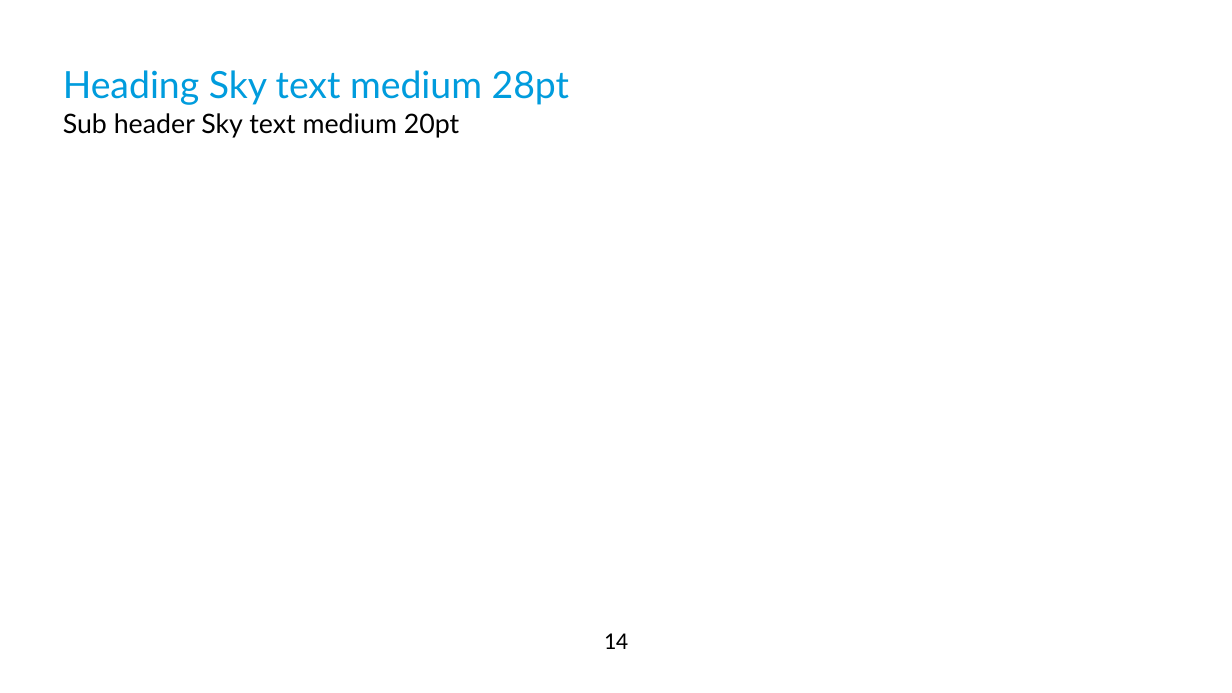
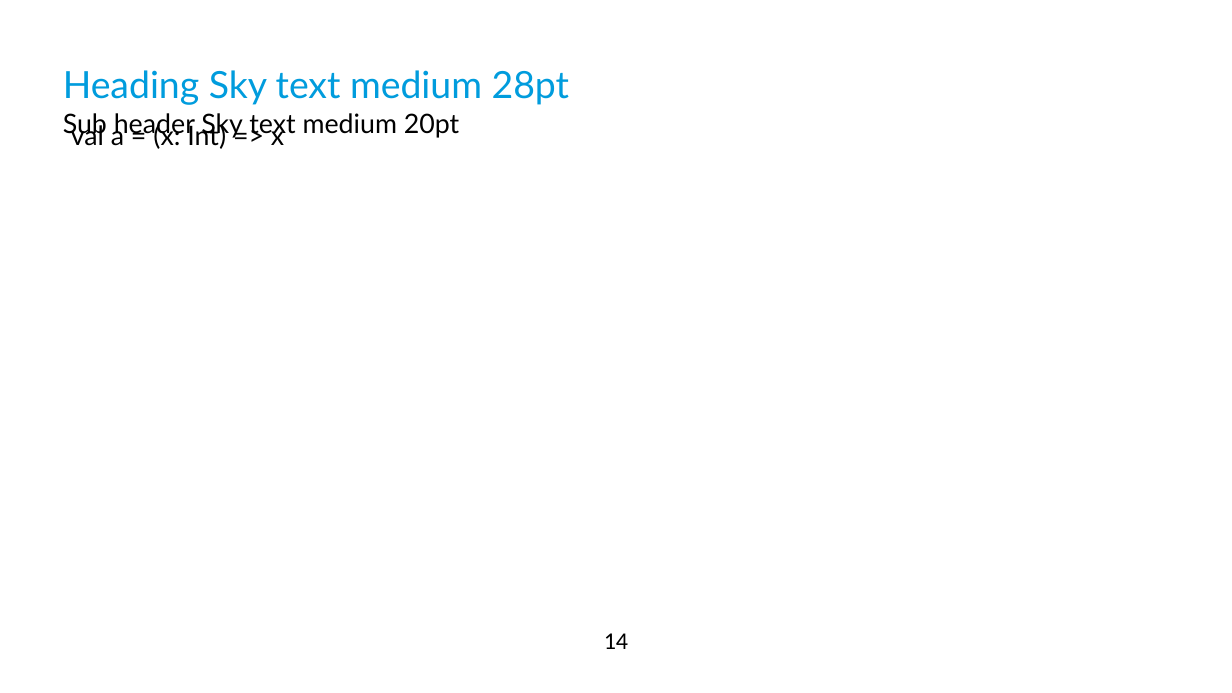
Before and after one commit to qqupp/continuations-playground, a slide deck: slide 14 of docs/diy-continuations.pptx. Drawn at 1232x693 pixels with LibreOffice and Linux fonts; fonts in the diff are those of the drawing; background and template pictures are left out. Boxes give left, top, right and bottom in pixels: in the first picture for what was removed or moved away, otherwise in the second. Text is boxed around its words. In the diff, an @@ line names an element or a change of style, - is before the commit and + after.

```diff
--- a/docs/diy-continuations.pptx
+++ b/docs/diy-continuations.pptx
@@ text added at <box>71,122,284,149</box>, 20 pt, text #000000 @@
+val a = (x: Int) => x
```
Also in this commit, not shown: 1 other file.
